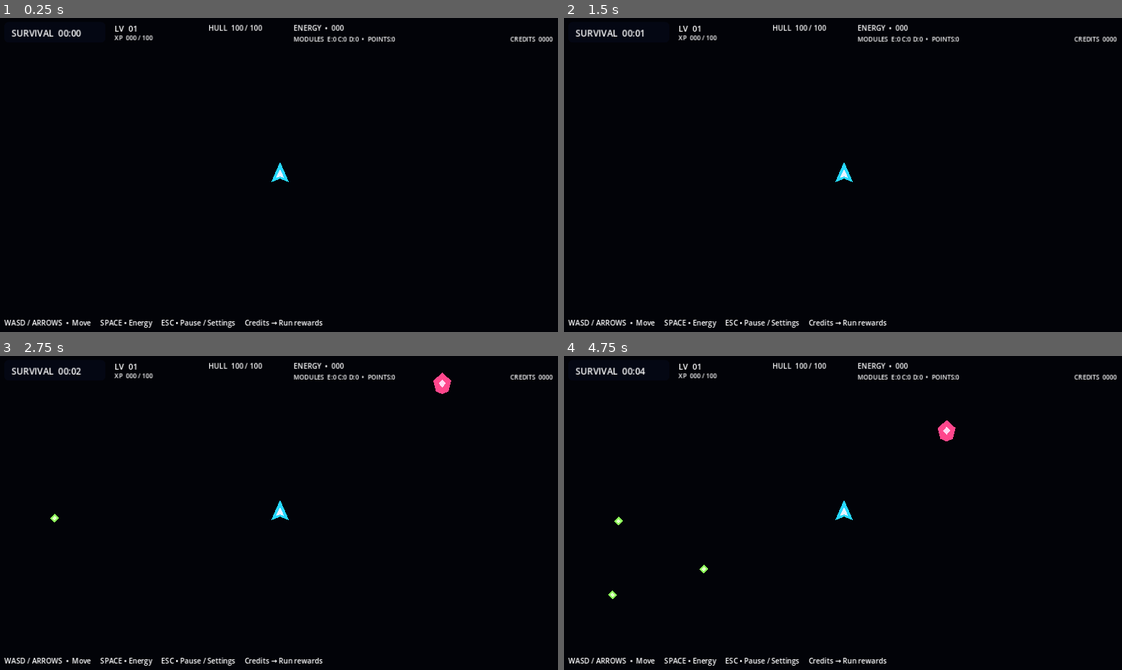
Above: before the commit, frames 1-4 (two rows, left to right).
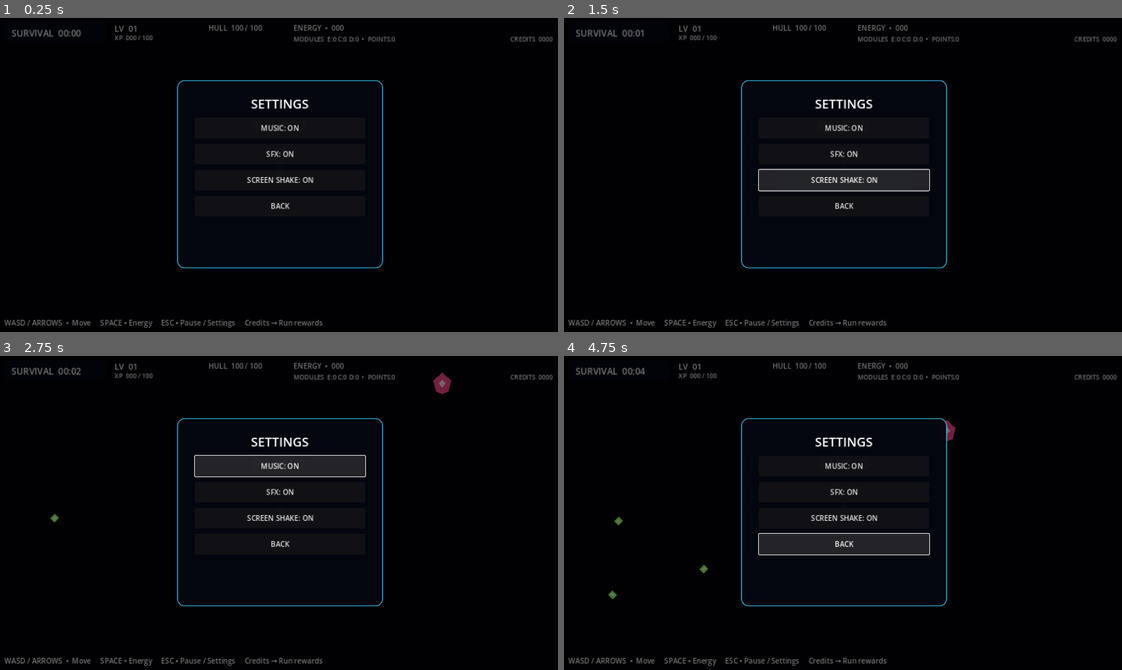
Above: after the commit, the same moments.

Repository: indianequipments092-commits/NEO-GAME-
Game: Godot game, scene res://scenes/main.tscn
Two runs of this game, one before a commit and one after it. Both use one fixed random seed, a clock stepped at 60 frames per second and the inputs below.
Inputs (mouse positions are in pixels of both pictures, inside the frame that each line leads up to):
- Up to frame 1 (0.25 s): no input
- Up to frame 2 (1.5 s): click (843, 153) at 0.5 s, where only the run after the commit has a clickable "RESUME"; click (843, 181) at 1.25 s, where only the run after the commit has a clickable "SETTINGS"
- Up to frame 3 (2.75 s): click (279, 465) at 2 s, where only the run after the commit has a clickable "MUSIC: ON"
- Up to frame 4 (4.75 s): click (843, 491) at 2.75 s, where only the run after the commit has a clickable "SFX: ON"; click (843, 519) at 3.5 s, where only the run after the commit has a clickable "SCREEN SHAKE: ON"; click (843, 544) at 4.25 s, where only the run after the commit has a clickable "BACK"

The runs differ from the first frame. In frame 1, 2.5% of the frame differs, in the area x 0-100%, y 2-99%; in frame 2, 4.5%; in frame 3, 4.8%; in frame 4, 4.9%.
Error after the commit: Cannot call method 'set_anchors_and_offsets_preset' on a null value. (res://scripts/menu.gd:104)

Commit message:
Implement Phase 12 premium landscape UI controller

Diff:
--- a/scripts/menu.gd
+++ b/scripts/menu.gd
@@ -1,68 +1,306 @@
 extends CanvasLayer
 
-## Phase 8 menu and settings controller.
-@onready var pause_panel: Control = $PausePanel
-@onready var settings_panel: Control = $SettingsPanel
-@onready var music_button: Button = $SettingsPanel/Panel/VBox/MusicButton
-@onready var sfx_button: Button = $SettingsPanel/Panel/VBox/SFXButton
-@onready var shake_button: Button = $SettingsPanel/Panel/VBox/ShakeButton
-
+## Phase 12 — premium landscape UI controller.
+const C_PANEL := Color("071329")
+const C_CYAN := Color("39d9ff")
+const C_BLUE := Color("3d7dff")
+const C_PURPLE := Color("a66cff")
+const C_PINK := Color("ff4fd8")
+const C_GREEN := Color("39f58a")
+const C_ORANGE := Color("ffb347")
+const C_RED := Color("ff4f6d")
+const C_TEXT := Color("dff8ff")
+const C_MUTED := Color("7ea4c7")
+
+@onready var pause_panel: Control = $UI/PausePanel
+@onready var settings_panel: Control = $UI/SettingsPanel
+@onready var main_panel: Control = $UI/MainPanel
+@onready var content: Control = $UI/Content
 var settings: Node
+var panels: Dictionary = {}
+var hud: CanvasLayer
 
 func _ready() -> void:
 	settings = get_node_or_null("../Settings")
+	hud = get_node_or_null("../HUD")
+	_build_ui()
 	pause_panel.visible = false
 	settings_panel.visible = false
-	_refresh_settings_labels()
+	main_panel.visible = true
+	content.visible = false
+	if hud:
+		hud.visible = false
+	get_tree().paused = true
+	_set_mobile_visible(false)
+
+func _process(_delta: float) -> void:
+	if main_panel.visible:
+		var title := main_panel.get_node_or_null("Title")
+		if title:
+			title.modulate.a = 0.92 + sin(Time.get_ticks_msec() * 0.002) * 0.08
 
 func _unhandled_input(event: InputEvent) -> void:
 	if event.is_action_pressed("ui_cancel"):
 		if settings_panel.visible:
 			_close_settings()
+		elif main_panel.visible:
+			return
 		else:
 			_toggle_pause()
+
+func _panel_style(border: Color = C_CYAN, alpha: float = 0.93) -> StyleBoxFlat:
+	var s := StyleBoxFlat.new()
+	s.bg_color = Color(C_PANEL.r, C_PANEL.g, C_PANEL.b, alpha)
+	s.border_color = Color(border.r, border.g, border.b, 0.78)
+	s.set_border_width_all(2)
+	s.set_corner_radius_all(16)
+	s.shadow_color = Color(0, 0, 0, 0.5)
+	s.shadow_size = 10
+	return s
+
+func _button_style(border: Color, active: bool = false) -> StyleBoxFlat:
+	var s := StyleBoxFlat.new()
+	s.bg_color = Color(border.r, border.g, border.b, 0.16 if active else 0.08)
+	s.border_color = Color(border.r, border.g, border.b, 0.9)
+	s.set_border_width_all(2 if active else 1)
+	s.set_corner_radius_all(10)
+	return s
+
+func _make_button(parent: Control, text: String, pos: Vector2, size: Vector2, accent: Color = C_CYAN) -> Button:
+	var b := Button.new()
+	b.text = text
+	b.position = pos
+	b.size = size
+	b.add_theme_font_size_override("font_size", 18)
+	b.add_theme_color_override("font_color", C_TEXT)
+	b.add_theme_color_override("font_hover_color", Color.WHITE)
+	b.add_theme_color_override("font_pressed_color", C_GREEN)
+	b.add_theme_stylebox_override("normal", _button_style(accent))
+	b.add_theme_stylebox_override("hover", _button_style(accent, true))
+	b.add_theme_stylebox_override("pressed", _button_style(C_GREEN, true))
+	parent.add_child(b)
+	b.mouse_entered.connect(func(): b.scale = Vector2(1.015, 1.015))
+	b.mouse_exited.connect(func(): b.scale = Vector2.ONE)
+	return b
+
+func _make_label(parent: Control, text: String, pos: Vector2, size: Vector2, font_size: int, color: Color = C_TEXT) -> Label:
+	var l := Label.new()
+	l.text = text
+	l.position = pos
+	l.size = size
+	l.add_theme_font_size_override("font_size", font_size)
+	l.add_theme_color_override("font_color", color)
+	parent.add_child(l)
+	return l
+
+func _build_ui() -> void:
+	_build_main_panel()
+	_build_content_panels()
+	_build_pause_panel()
+	_build_settings_panel()
+
+func _build_main_panel() -> void:
+	var p := main_panel
+	p.set_anchors_and_offsets_preset(Control.PRESET_FULL_RECT)
+	var dim := ColorRect.new()
+	dim.set_anchors_and_offsets_preset(Control.PRESET_FULL_RECT)
+	dim.color = Color(0.005, 0.01, 0.04, 0.92)
+	dim.mouse_filter = Control.MOUSE_FILTER_IGNORE
+	p.add_child(dim)
+	var card := Panel.new()
+	card.position = Vector2(410, 85)
+	card.size = Vector2(460, 550)
+	card.add_theme_stylebox_override("panel", _panel_style(C_CYAN, 0.97))
+	p.add_child(card)
+	var title := _make_label(card, "NEON\nSPACE SURVIVAL", Vector2(25, 30), Vector2(410, 105), 38, C_TEXT)
+	title.name = "Title"
+	title.horizontal_alignment = HORIZONTAL_ALIGNMENT_CENTER
+	_make_label(card, "SURVIVE  •  UPGRADE  •  EXPLORE", Vector2(30, 140), Vector2(400, 26), 13, C_CYAN).horizontal_alignment = HORIZONTAL_ALIGNMENT_CENTER
+	var play := _make_button(card, "▶  PLAY", Vector2(65, 185), Vector2(330, 58), C_GREEN)
+	play.pressed.connect(_on_play_pressed)
+	var ship := _make_button(card, "✦  SHIP", Vector2(65, 255), Vector2(160, 48), C_CYAN)
+	ship.pressed.connect(func(): _show_screen("SHIP"))
+	var upgrade := _make_button(card, "⬆  UPGRADES", Vector2(235, 255), Vector2(160, 48), C_PURPLE)
+	upgrade.pressed.connect(func(): _show_screen("UPGRADES"))
+	var drones := _make_button(card, "◈  DRONES", Vector2(65, 313), Vector2(160, 48), C_BLUE)
+	drones.pressed.connect(func(): _show_screen("DRONES"))
+	var inventory := _make_button(card, "▣  INVENTORY", Vector2(235, 313), Vector2(160, 48), C_PINK)
+	inventory.pressed.connect(func(): _show_screen("INVENTORY"))
+	var missions := _make_button(card, "★  MISSIONS", Vector2(65, 371), Vector2(160, 48), C_ORANGE)
+	missions.pressed.connect(func(): _show_screen("MISSIONS"))
+	var settings_btn := _make_button(card, "⚙  SETTINGS", Vector2(235, 371), Vector2(160, 48), C_CYAN)
+	settings_btn.pressed.connect(_on_settings_from_menu)
+	var exit := _make_button(card, "EXIT", Vector2(145, 438), Vector2(170, 42), C_RED)
+	exit.pressed.connect(func(): get_tree().quit())
+	_make_label(card, "PHASE 12  •  PREMIUM LANDSCAPE UI", Vector2(20, 500), Vector2(420, 24), 11, C_MUTED).horizontal_alignment = HORIZONTAL_ALIGNMENT_CENTER
+
+func _build_content_panels() -> void:
+	var names := ["SHIP", "UPGRADES", "DRONES", "INVENTORY", "MISSIONS"]
+	for n in names:
+		var p := Panel.new()
+		p.name = n
+		p.position = Vector2(160, 85)
+		p.size = Vector2(960, 550)
+		p.add_theme_stylebox_override("panel", _panel_style(C_CYAN, 0.97))
+		content.add_child(p)
+		panels[n] = p
+		_make_label(p, n, Vector2(30, 24), Vector2(700, 42), 30, C_TEXT)
+		_make_label(p, "NEON SPACE SURVIVAL  /  PHASE 12", Vector2(32, 62), Vector2(500, 24), 11, C_MUTED)
+		var back := _make_button(p, "‹  BACK", Vector2(790, 22), Vector2(130, 44), C_CYAN)
+		back.pressed.connect(func(): _show_screen("MAIN"))
+		_match_content(n, p)
+		p.visible = false
+
+func _match_content(n: String, p: Panel) -> void:
+	match n:
+		"SHIP":
+			_make_label(p, "FALCON", Vector2(55, 125), Vector2(320, 45), 26, C_CYAN)
+			_make_label(p, "LV 01  •  RARE SHIP", Vector2(55, 165), Vector2(300, 25), 13, C_PURPLE)
+			_make_label(p, "◢────────────◣\n   ✦  SHIP PREVIEW  ✦\n◥────────────◤", Vector2(55, 215), Vector2(360, 180), 22, C_CYAN).horizontal_alignment = HORIZONTAL_ALIGNMENT_CENTER
+			_make_label(p, "HULL       ████████░░  100\nDAMAGE     ██████░░░░   60\nSPEED      ███████░░░   75\nSHIELD     █████░░░░░   50\nFIRE RATE  ██████░░░░   65", Vector2(470, 135), Vector2(380, 190), 18, C_TEXT)
+			var equip := _make_button(p, "EQUIP SHIP", Vector2(470, 360), Vector2(250, 52), C_GREEN)
+			equip.pressed.connect(func(): equip.text = "✓ EQUIPPED")
+			_make_label(p, "CUSTOMIZATION  •  WEAPON  •  SHIELD  •  ENGINE", Vector2(55, 455), Vector2(780, 28), 13, C_MUTED)
+		"UPGRADES":
+			var rows := ["LASER CANNON     LV 03     +30% DAMAGE", "MISSILE LAUNCHER  LV 02     +20% DAMAGE", "PLASMA CORE       LV 01     +15% FIRE RATE", "ENGINE MODULE     LV 02     +25 SPEED"]
+			for i in rows.size():
+				var y := 120.0 + i * 75.0
+				var row := Panel.new()
+				row.position = Vector2(45, y)
+				row.size = Vector2(820, 58)
+				row.add_theme_stylebox_override("panel", _panel_style(C_PURPLE, 0.55))
+				p.add_child(row)
+				_make_label(row, rows[i], Vector2(18, 15), Vector2(600, 28), 16, C_TEXT)
+				var b := _make_button(row, "UPGRADE", Vector2(675, 8), Vector2(125, 42), C_GREEN)
+				b.pressed.connect(func(btn=b): btn.text = "UPGRADED")
+			_make_label(p, "Upgrade Points are earned through level-ups. Premium stat feedback is animated.", Vector2(50, 450), Vector2(820, 30), 13, C_MUTED)
+		"DRONES":
+			_make_label(p, "ACTIVE DRONE", Vector2(55, 120), Vector2(300, 32), 16, C_CYAN)
+			_make_label(p, "◉\nCOMBAT DRONE\nLV 02", Vector2(80, 175), Vector2(240, 160), 26, C_BLUE).horizontal_alignment = HORIZONTAL_ALIGNMENT_CENTER
+			_make_label(p, "DAMAGE     25\nFIRE RATE   2.0/s\nHEALTH      150\nABILITY     SUPPORT PULSE", Vector2(390, 145), Vector2(350, 150), 18, C_TEXT)
+			var b := _make_button(p, "UPGRADE  •  800", Vector2(390, 325), Vector2(240, 52), C_GREEN)
+			b.pressed.connect(func(): b.text = "✓ UPGRADED")
+			_make_label(p, "Additional drones unlock through progression and meta systems.", Vector2(55, 460), Vector2(780, 30), 13, C_MUTED)
+		"INVENTORY":
+			var tabs := ["ALL", "WEAPONS", "DRONES", "MODULES", "ITEMS"]
+			for i in tabs.size():
+				_make_button(p, tabs[i], Vector2(45 + i * 145, 105), Vector2(130, 40), C_CYAN if i == 0 else C_BLUE)
+			for i in 8:
+				var slot := Panel.new()
+				slot.position = Vector2(55 + (i % 4) * 190, 175 + (i / 4) * 125)
+				slot.size = Vector2(165, 105)
+				slot.add_theme_stylebox_override("panel", _panel_style(C_PURPLE if i % 2 else C_CYAN, 0.65))
+				p.add_child(slot)
+				_make_label(slot, "✦\nITEM %02d\nRARE" % (i + 1), Vector2(8, 12), Vector2(149, 85), 17, C_TEXT).horizontal_alignment = HORIZONTAL_ALIGNMENT_CENTER
+		"MISSIONS":
+			_make_label(p, "DAILY   •   WEEKLY   •   ACHIEVEMENTS", Vector2(45, 105), Vector2(700, 30), 15, C_ORANGE)
+			var missions := ["Defeat 50 enemies     0/50     ★50", "Collect 10 XP cores    0/10     ★100", "Survive 5 minutes      0/5      ★150", "Upgrade any module    0/3      ★75"]
+			for i in missions.size():
+				var y := 155.0 + i * 70.0
+				_make_label(p, missions[i], Vector2(55, y), Vector2(650, 45), 17, C_TEXT)
+				var b := _make_button(p, "GO", Vector2(760, y - 4), Vector2(90, 42), C_CYAN)
+				b.pressed.connect(func(btn=b): btn.text = "✓")
+
+func _build_pause_panel() -> void:
+	var dim := ColorRect.new()
+	dim.set_anchors_and_offsets_preset(Control.PRESET_FULL_RECT)
+	dim.color = Color(0.0, 0.01, 0.05, 0.72)
+	dim.mouse_filter = Control.MOUSE_FILTER_IGNORE
+	pause_panel.add_child(dim)
+	var card := Panel.new()
+	card.position = Vector2(440, 160)
+	card.size = Vector2(400, 400)
+	card.add_theme_stylebox_override("panel", _panel_style(C_CYAN, 0.98))
+	pause_panel.add_child(card)
+	_make_label(card, "PAUSED", Vector2(20, 28), Vector2(360, 50), 32, C_CYAN).horizontal_alignment = HORIZONTAL_ALIGNMENT_CENTER
+	var resume := _make_button(card, "▶  RESUME", Vector2(50, 105), Vector2(300, 50), C_GREEN)
+	resume.pressed.connect(_on_resume_pressed)
+	var restart := _make_button(card, "↻  RESTART", Vector2(50, 165), Vector2(300, 50), C_BLUE)
+	restart.pressed.connect(func(): get_tree().paused = false; get_tree().reload_current_scene())
+	var set := _make_button(card, "⚙  SETTINGS", Vector2(50, 225), Vector2(300, 50), C_PURPLE)
+	set.pressed.connect(_on_settings_pressed)
+	var menu := _make_button(card, "⌂  MAIN MENU", Vector2(50, 285), Vector2(300, 50), C_PINK)
+	menu.pressed.connect(_return_to_main)
+
+func _build_settings_panel() -> void:
+	var dim := ColorRect.new()
+	dim.set_anchors_and_offsets_preset(Control.PRESET_FULL_RECT)
+	dim.color = Color(0.0, 0.01, 0.05, 0.82)
+	dim.mouse_filter = Control.MOUSE_FILTER_IGNORE
+	settings_panel.add_child(dim)
+	var card := Panel.new()
+	card.position = Vector2(365, 70)
+	card.size = Vector2(550, 580)
+	card.add_theme_stylebox_override("panel", _panel_style(C_PURPLE, 0.98))
+	settings_panel.add_child(card)
+	_make_label(card, "SETTINGS", Vector2(25, 25), Vector2(500, 45), 30, C_TEXT).horizontal_alignment = HORIZONTAL_ALIGNMENT_CENTER
+	var groups := ["GENERAL", "GRAPHICS", "AUDIO", "CONTROLS", "LANGUAGE"]
+	for i in groups.size():
+		_make_label(card, groups[i], Vector2(45, 95 + i * 72), Vector2(130, 32), 14, C_CYAN)
+		var bar := ProgressBar.new()
+		bar.position = Vector2(180, 95 + i * 72)
+		bar.size = Vector2(260, 28)
+		bar.value = [100, 75, 80, 65, 100][i]
+		bar.show_percentage = false
+		bar.add_theme_stylebox_override("background", _button_style(C_BLUE))
+		bar.add_theme_stylebox_override("fill", _button_style(C_CYAN, true))
+		card.add_child(bar)
+	var back := _make_button(card, "‹  BACK", Vector2(175, 490), Vector2(200, 48), C_CYAN)
+	back.pressed.connect(_close_settings)
+
+func _show_screen(screen: String) -> void:
+	main_panel.visible = screen == "MAIN"
+	content.visible = screen != "MAIN"
+	for key in panels:
+		panels[key].visible = key == screen
+	_set_mobile_visible(false)
+
+func _on_play_pressed() -> void:
+	main_panel.visible = false
+	content.visible = false
+	if hud:
+		hud.visible = true
+	get_tree().paused = false
+	_set_mobile_visible(true)
 
 func _toggle_pause() -> void:
 	pause_panel.visible = not pause_panel.visible
 	get_tree().paused = pause_panel.visible
-	if pause_panel.visible:
-		$PausePanel/VBox/ResumeButton.grab_focus.call_deferred()
+	_set_mobile_visible(not pause_panel.visible)
 
 func _on_resume_pressed() -> void:
 	pause_panel.visible = false
 	get_tree().paused = false
+	_set_mobile_visible(true)
 
 func _on_settings_pressed() -> void:
 	pause_panel.visible = false
 	settings_panel.visible = true
-	$SettingsPanel/Panel/VBox/MusicButton.grab_focus.call_deferred()
+	_set_mobile_visible(false)
+
+func _on_settings_from_menu() -> void:
+	main_panel.visible = false
+	settings_panel.visible = true
+	_set_mobile_visible(false)
 
 func _close_settings() -> void:
 	settings_panel.visible = false
-	pause_panel.visible = true
-	$PausePanel/VBox/ResumeButton.grab_focus.call_deferred()
-
-func _on_music_pressed() -> void:
-	if settings:
-		settings.toggle_music()
-	_refresh_settings_labels()
-
-func _on_sfx_pressed() -> void:
-	if settings:
-		settings.toggle_sfx()
-	_refresh_settings_labels()
-
-func _on_shake_pressed() -> void:
-	if settings:
-		settings.toggle_screen_shake()
-	_refresh_settings_labels()
-
-func _on_back_pressed() -> void:
-	_close_settings()
-
-func _refresh_settings_labels() -> void:
-	if not settings:
-		return
-	music_button.text = "MUSIC: ON" if settings.music_enabled else "MUSIC: OFF"
-	sfx_button.text = "SFX: ON" if settings.sfx_enabled else "SFX: OFF"
-	shake_button.text = "SCREEN SHAKE: ON" if settings.screen_shake_enabled else "SCREEN SHAKE: OFF"
+	if get_tree().paused:
+		pause_panel.visible = true
+	else:
+		main_panel.visible = true
+	_set_mobile_visible(false)
+
+func _return_to_main() -> void:
+	pause_panel.visible = false
+	main_panel.visible = true
+	content.visible = false
+	if hud:
+		hud.visible = false
+	get_tree().paused = true
+	_set_mobile_visible(false)
+
+func _set_mobile_visible(value: bool) -> void:
+	var mobile := get_parent().get_node_or_null("MobileControls")
+	if mobile:
+		mobile.visible = value and DisplayServer.is_touchscreen_available()
